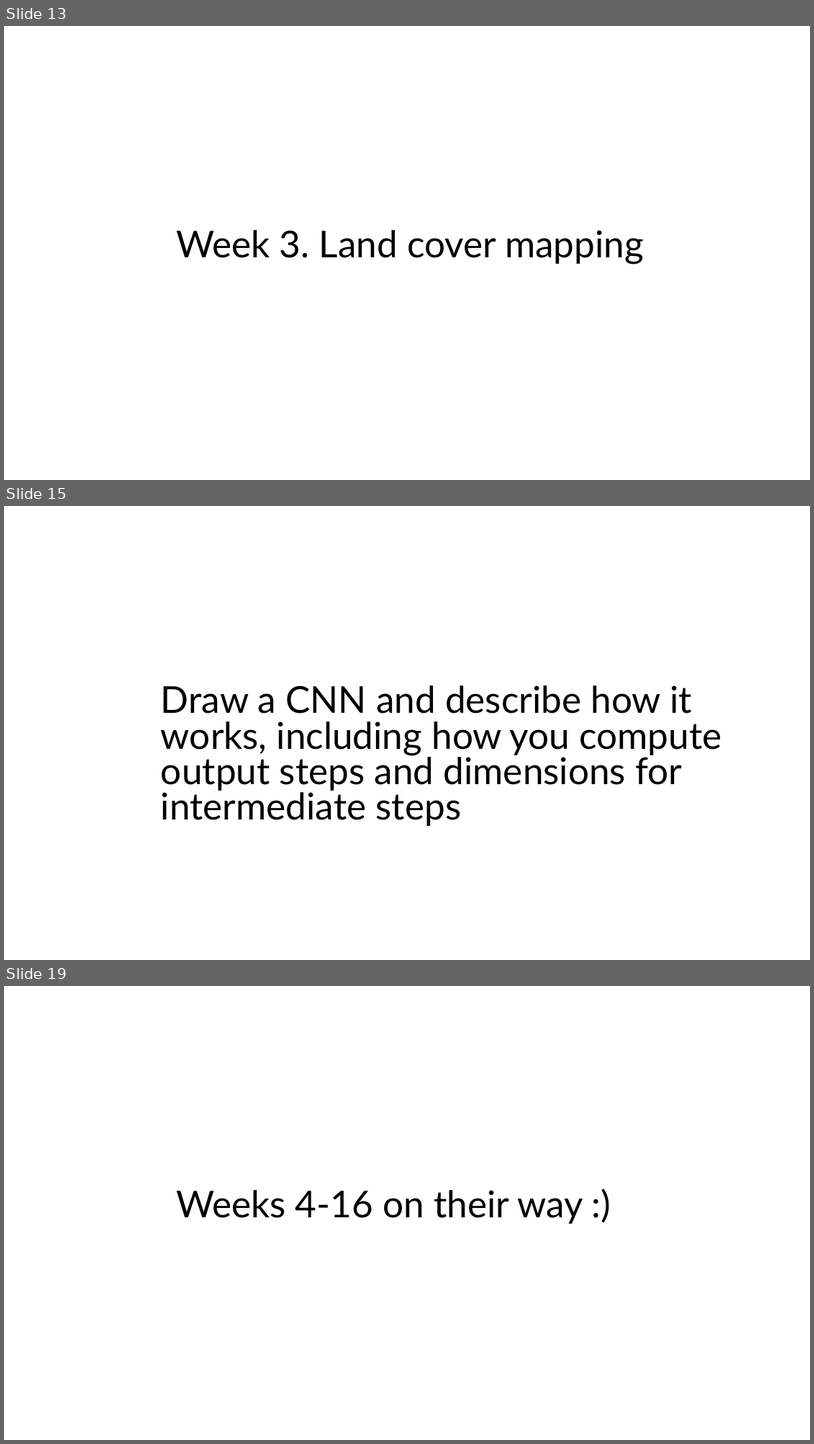
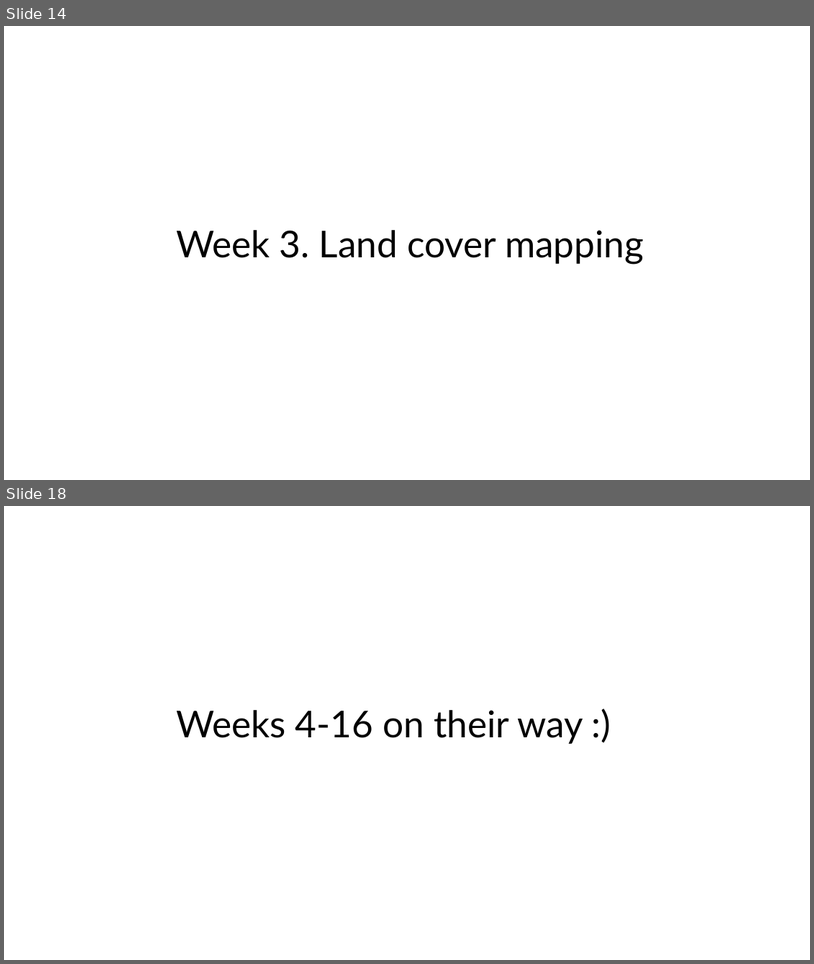
Before and after one commit to Better-Planet-Laboratory/ai4good, a slide deck: resources/ai4good group discussion points.pptx. Shown one above the other, each under a label of ours: slides 13, 15 and 19 before the commit, slides 14 and 18 after it; the slides between them are not shown. The pictures are 814x1444 and 814x964 pixels, drawn with LibreOffice and Linux fonts; fonts in the diff are those of the drawing. Boxes give left, top, right and bottom in pixels: in the first picture for what was removed or moved away, otherwise in the second. Text is boxed around its words. In the diff, an @@ line names an element or a change of style, - is before the commit and + after.

```diff
--- a/resources/ai4good group discussion points.pptx
+++ b/resources/ai4good group discussion points.pptx
@@ slide 15 removed at bbox=[4, 506, 810, 960], background #FFFFFF @@
@@ text removed at bbox=[161, 685, 723, 826] @@
-Draw a CNN and describe how it
-works, including how you compute output steps and dimensions for intermediate steps
@@ what was slide 13 is now slide 14 @@
@@ what was slide 19 is now slide 18 @@
```
Also in this commit, not shown: 2 slides changed, 2 slides added, 2 other slides removed, 1 other file.
